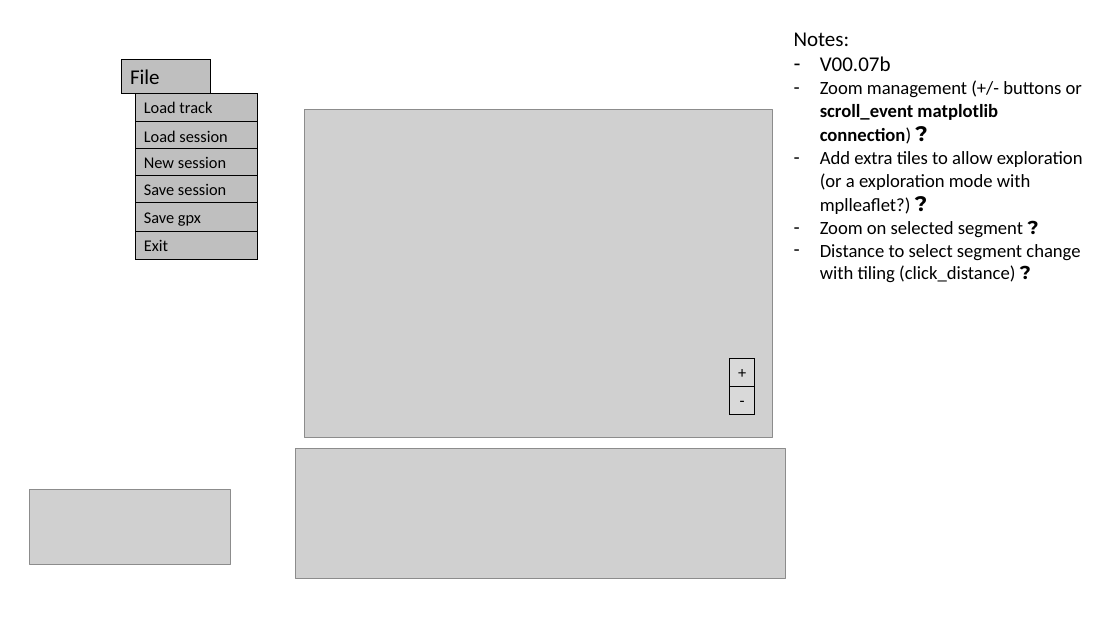
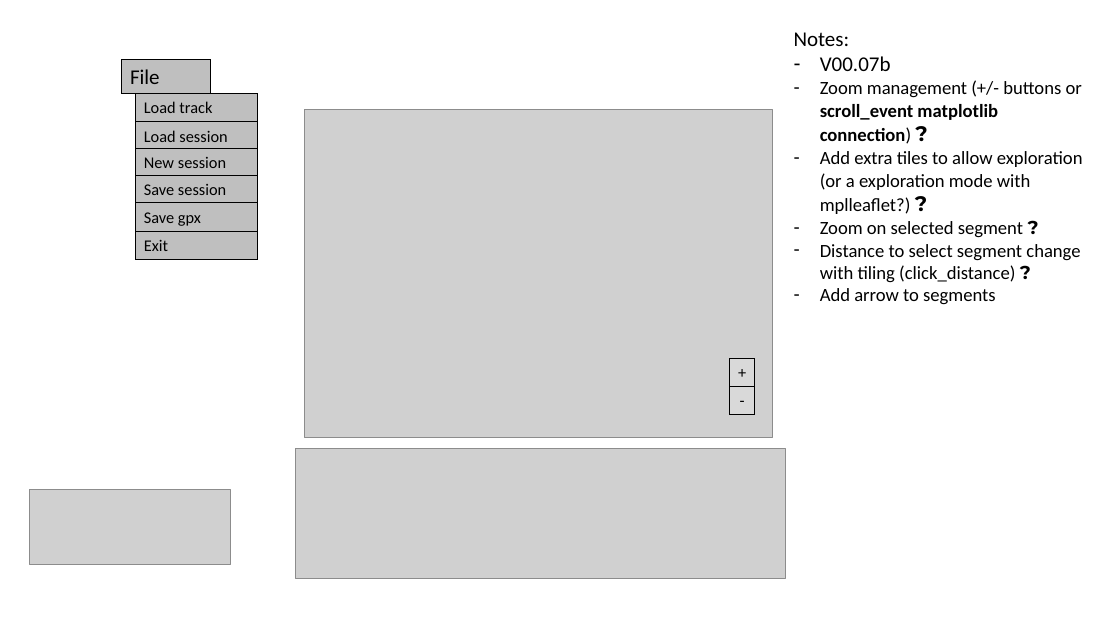
Before and after one commit to TrackEditor/TrackEditor, a slide deck: slide 9 of docs/gui_design.pptx. Drawn at 1120x630 pixels with LibreOffice and Linux fonts; fonts in the diff are those of the drawing; grey boxes stand for pictures. Boxes give left, top, right and bottom in pixels: in the first picture for what was removed or moved away, otherwise in the second. Text is boxed around its words. In the diff, an @@ line names an element or a change of style, - is before the commit and + after.

```diff
--- a/docs/gui_design.pptx
+++ b/docs/gui_design.pptx
@@ text at <box>820,288,996,305</box>: paragraph added @@
+– Add arrow to segments
```
Also in this commit, not shown: 1 other slide changed, 2 slides added, 2 other files.
